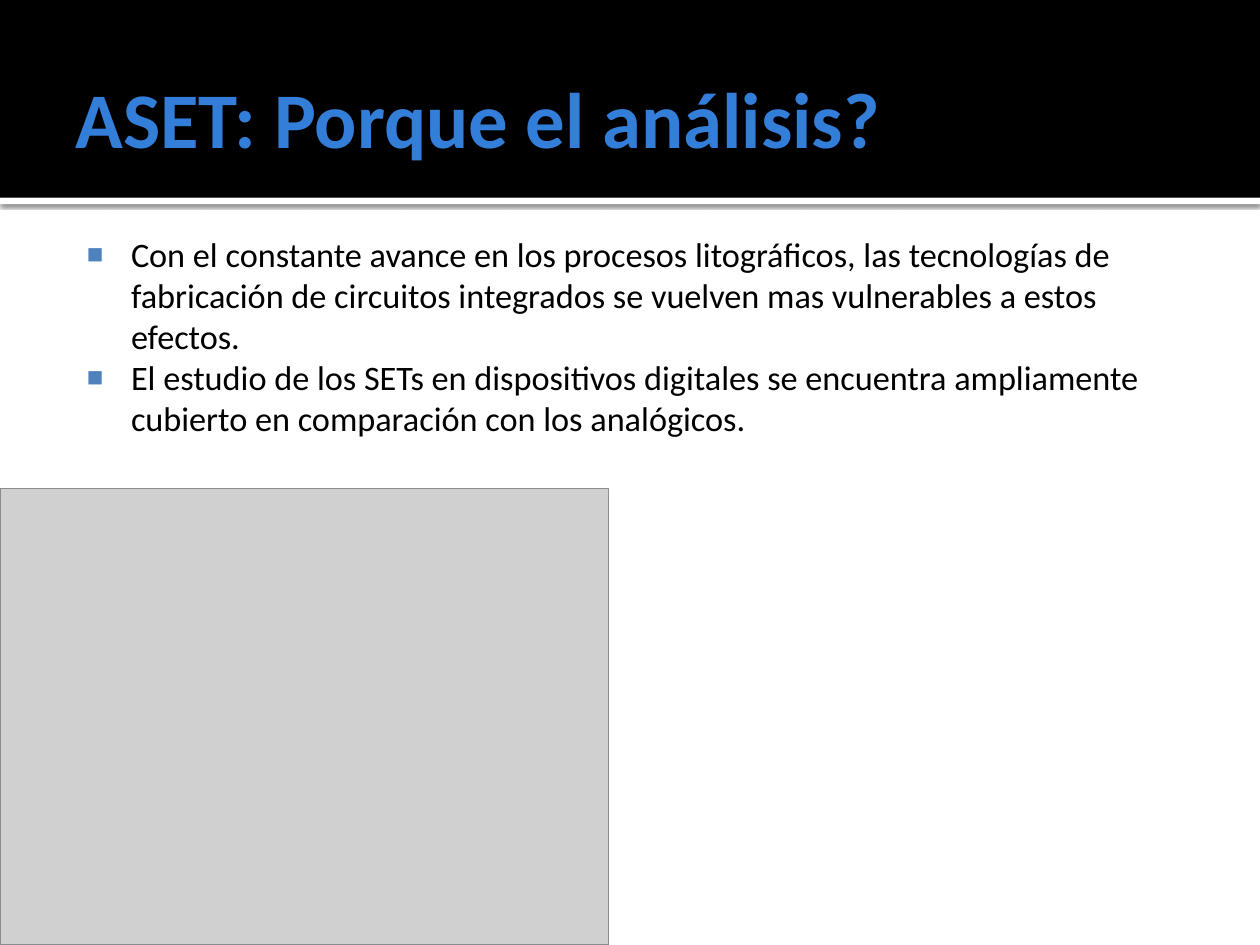
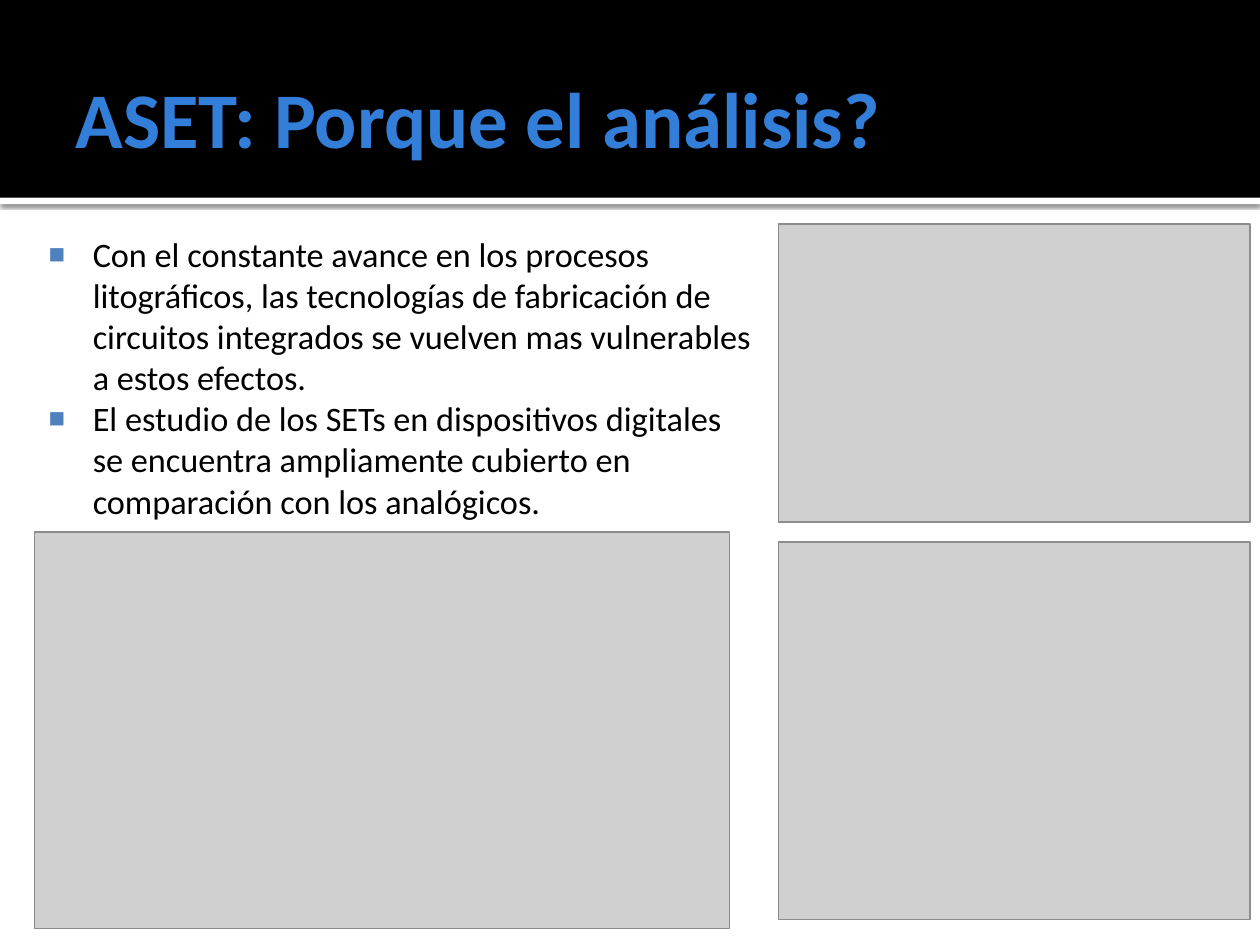
Before and after one commit to ginotkj/fiocs, a slide deck: slide 7 of Documentation/Documentacion/PRESENTACION_FABRI.pptx. Drawn at 1260x945 pixels with LibreOffice and Linux fonts; fonts in the diff are those of the drawing; grey boxes stand for pictures. Boxes give left, top, right and bottom in pixels: in the first picture for what was removed or moved away, otherwise in the second. Text is boxed around its words. In the diff, an @@ line names an element or a change of style, - is before the commit and + after.

```diff
--- a/Documentation/Documentacion/PRESENTACION_FABRI.pptx
+++ b/Documentation/Documentacion/PRESENTACION_FABRI.pptx
@@ text "Con el constante avance en ..." rewrapped from bbox=[131, 243, 1138, 437] to bbox=[93, 243, 750, 520] @@
@@ picture added at bbox=[779, 224, 1250, 523] @@
@@ picture: place and size @@
-picture at bbox=[0, 489, 609, 945]
+picture at bbox=[35, 532, 731, 927]
@@ picture added at bbox=[779, 542, 1250, 920] @@
```
Also in this commit, not shown: 3 other slides changed.
